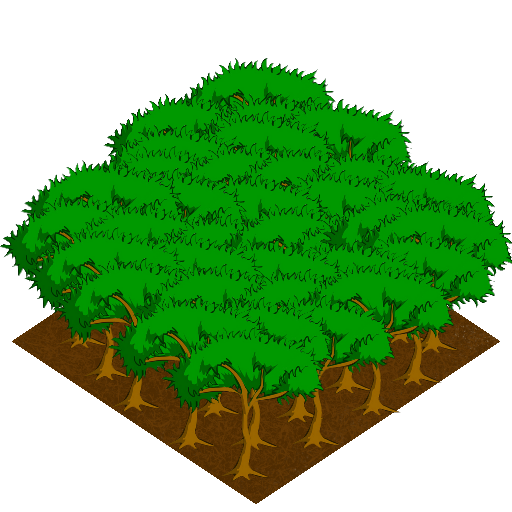
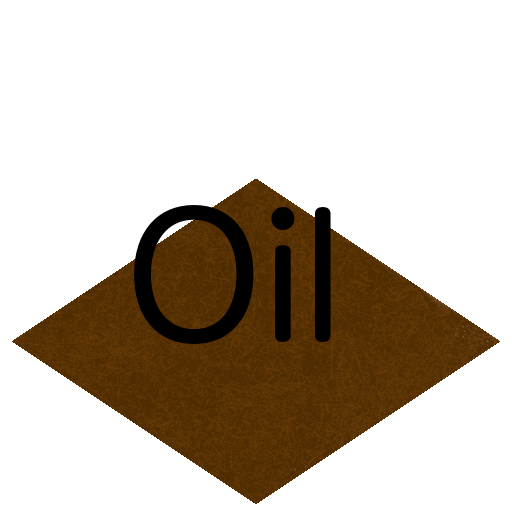
Layered file, before and after one edit (512px x 512px). Changes by layer:
renamed "trees" to "Oil", painted on it over [0, 58, 512, 481]
